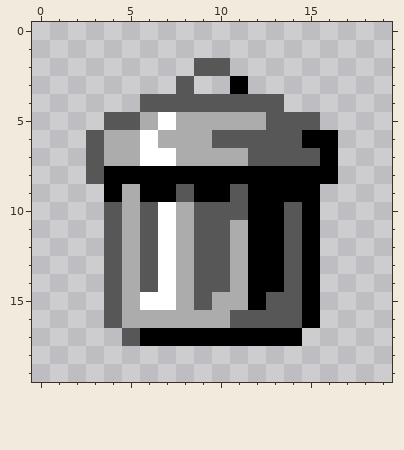
Pixel-art sprite -- public/pixelv-trash.png. That is the earlier state.
The file is 160x160 pixels, drawn in blocks of 8x8; one block is one cell here.
The same view after the edit:
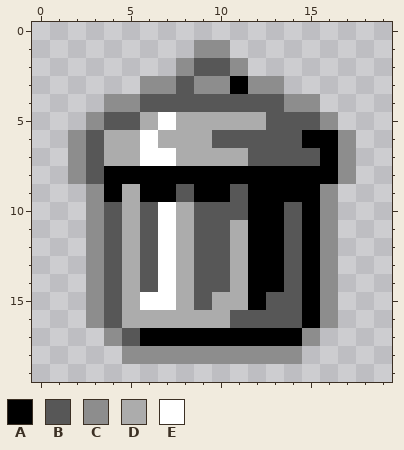
Palette (. is transparent): A #000000  B #575757  C #8d8d8d  D #acacac  E #ffffff
What changed:
y 1: x 9..10 .. -> CC
y 2: x 8 . -> C; x 11 . -> C
y 3: x 6..7 .. -> CC; x 9..10 .. -> CC; x 12..13 .. -> CC
y 4: x 4..5 .. -> CC; x 14..15 .. -> CC
y 5: x 3 . -> C; x 16 . -> C
y 6..8: x 2 . -> C; x 17 . -> C
y 9..16: x 3 . -> C; x 16 . -> C
y 17: x 4 . -> C; x 15 . -> C
y 18: x 5..14 .......... -> CCCCCCCCCC
Boxes around the changes in both pictures, in picture pixels (x1, y1, x2, y2):
added: (68, 40, 356, 364)
